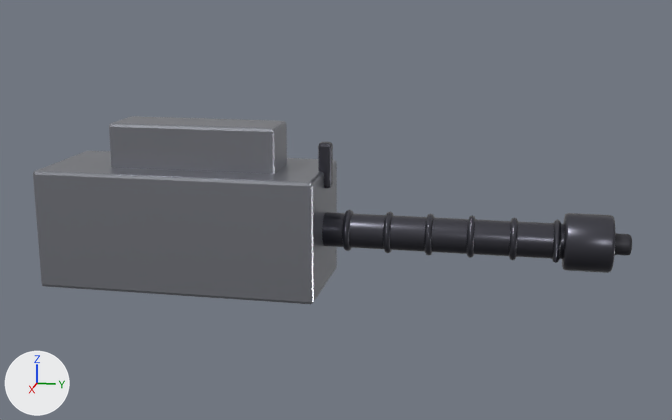
The glTF model models/mg.glb: old version first, new version second.
Before and after are seen from a 50 mm camera at (2.031, 0.495, 0.554) aimed at (0.032, 0.096, 0.055). Arrows for +X, +Y and +Z are at lower left; the lights stay in place. The older version comes first. Vertices at exactly the same position are counted once.

The first picture shows 'mg'.
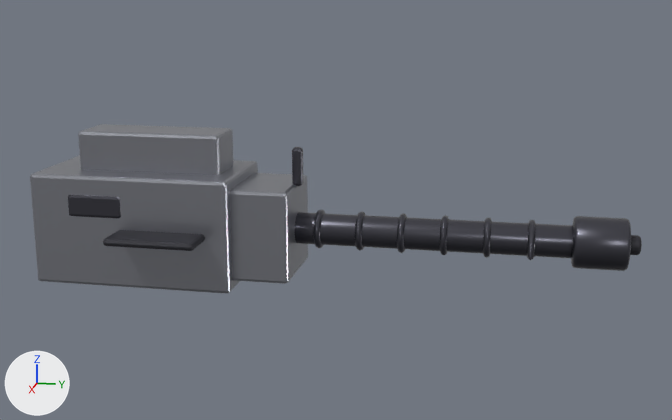
Changed parts and their boxes (x1, y1, x2, y2) in the pictures (672 x 420 px; the box of a moved part takes in the faces that stretch with it):
'mg', reshaped (10% shorter): before (33, 116, 632, 304); after (30, 124, 642, 294)
part 1 of me_cube, moved or reshaped: before (109, 116, 287, 174); after (78, 124, 233, 175)
part 2 of me_cube, moved or reshaped (not visible afterwards): before (342, 210, 354, 251)
part 3 of me_cube, moved or reshaped (not visible afterwards): before (383, 212, 393, 253)
part 4 of me_cube, moved or reshaped: before (424, 214, 434, 256); after (313, 209, 325, 248)
part 5 of me_cube, moved or reshaped: before (466, 215, 476, 258); after (355, 212, 365, 250)
part 6 of me_cube, moved or reshaped: before (509, 217, 518, 260); after (397, 213, 407, 253)
part 7 of me_cube, added: after (440, 215, 449, 255)
part 8 of me_cube, added: after (483, 217, 492, 258)
part 9 of me_cube, moved or reshaped: before (552, 219, 561, 263); after (527, 220, 536, 260)
part 10 of me_cube, moved or reshaped: before (562, 213, 616, 273); after (571, 216, 631, 271)
part 11 of me_cube, moved or reshaped: before (318, 142, 333, 189); after (292, 147, 303, 186)
part 12 of me_cube, moved or reshaped: before (615, 233, 632, 255); after (630, 235, 642, 255)
part 13 of me_cube, rebuilt (14% wider): before (322, 212, 565, 259); after (295, 212, 573, 258)
part 14 of me_cube, rebuilt (25% narrower, 9% shorter): before (33, 151, 337, 304); after (30, 155, 258, 294)
part 15 of me_cube, added: after (229, 173, 308, 284)
part 16 of me_cube, added: after (68, 195, 121, 219)
part 17 of me_cube, added: after (103, 230, 205, 251)

What the commit changed:
me_cube is used by ob_mg; location (0.0, 0.0, 0.0).
me_cube had 1528 vertices, 3000 faces and spanned x -0.138..0.138, y -0.585..0.741, z -0.138..0.24.
me_cube now has 1960 vertices, 3844 faces and spans x -0.129..0.21, y -0.598..0.76, z -0.129..0.219.
me_cube part 1: the loose piece of 56 vertices spanning x -0.063..0.063, y -0.429..-0.039, z 0.09..0.24 is scaled about its middle by (0.949, 0.864, 0.915), then moved by (0.0, -0.104, -0.015).
me_cube part 2: the loose piece of 132 vertices spanning x -0.047..0.047, y 0.111..0.127, z -0.048..0.048 is scaled about its middle by (0.942, 1, 0.942), then moved by (0.0, -0.258, 0.0).
me_cube part 3: the loose piece of 132 vertices spanning x -0.047..0.047, y 0.204..0.22, z -0.048..0.048 is scaled about its middle by (0.942, 1, 0.942), then moved by (0.0, -0.255, 0.0).
me_cube part 4: the loose piece of 132 vertices spanning x -0.047..0.047, y 0.297..0.312, z -0.048..0.048 is scaled about its middle by (0.942, 1, 0.942), then moved by (0.0, -0.253, 0.0).
me_cube part 5: the loose piece of 132 vertices spanning x -0.047..0.047, y 0.39..0.405, z -0.048..0.048 is scaled about its middle by (0.942, 1, 0.942), then moved by (0.0, -0.25, 0.0).
me_cube part 6: the loose piece of 132 vertices spanning x -0.047..0.047, y 0.482..0.498, z -0.048..0.048 is scaled about its middle by (0.942, 1, 0.942), then moved by (0.0, -0.248, 0.0).
me_cube part 7: the loose piece of 132 vertices spanning x -0.047..0.047, y 0.297..0.312, z -0.048..0.048 is copied, and the copy is scaled about its middle by (0.942, 1, 0.942), then moved by (0.0, 0.033, 0.0); it spans x -0.045..0.045, y 0.33..0.346, z -0.045..0.045.
me_cube part 8: the loose piece of 132 vertices spanning x -0.047..0.047, y 0.39..0.405, z -0.048..0.048 is copied, and the copy is scaled about its middle by (0.942, 1, 0.942), then moved by (0.0, 0.036, 0.0); it spans x -0.045..0.045, y 0.426..0.441, z -0.045..0.045.
me_cube part 9: the loose piece of 110 vertices spanning x -0.047..0.047, y 0.575..0.591, z -0.048..0.048 is scaled about its middle by (0.941, 1, 0.941), then moved by (0.0, -0.054, 0.0).
me_cube part 10: the loose piece of 120 vertices spanning x -0.063..0.063, y 0.598..0.702, z -0.063..0.063 is scaled about its middle by (0.9, 1.13, 0.9), then moved by (0.0, 0.026, 0.0).
me_cube part 11: the loose piece of 56 vertices spanning x -0.015..0.015, y 0.05..0.08, z 0.098..0.203 is scaled about its middle by (0.737, 0.737, 0.844), then moved by (0.0, -0.065, -0.006).
me_cube part 12: the loose piece of 96 vertices spanning x -0.023..0.023, y 0.663..0.741, z -0.023..0.023 is scaled about its middle by (0.912, 0.819, 0.912), then moved by (0.0, 0.026, 0.0).
me_cube part 13: the loose piece of 132 vertices spanning x -0.039..0.039, y -0.143..0.663, z -0.039..0.039 is rebuilt with 132 vertices and now spans x -0.036..0.036, y -0.351..0.663, z -0.036..0.036.
me_cube part 14: the loose piece of 56 vertices spanning x -0.138..0.138, y -0.585..0.065, z -0.138..0.138 is rebuilt with 56 vertices and now spans x -0.129..0.129, y -0.598..-0.13, z -0.129..0.129.
me_cube part 15: a new loose piece of 56 vertices spanning x -0.105..0.105, y -0.182..0.0, z -0.105..0.105, in mat_steel (grey #9b9ea6).
me_cube part 16: a new loose piece of 56 vertices spanning x 0.108..0.132, y -0.507..-0.377, z 0.033..0.087, in mat_gunmetal (dark grey #55555d).
me_cube part 17: a new loose piece of 56 vertices spanning x 0.06..0.21, y -0.39..-0.182, z -0.009..0.009, in mat_dark (dark grey #38383f).
Other edits to the shape of me_cube do not show in these pictures.
